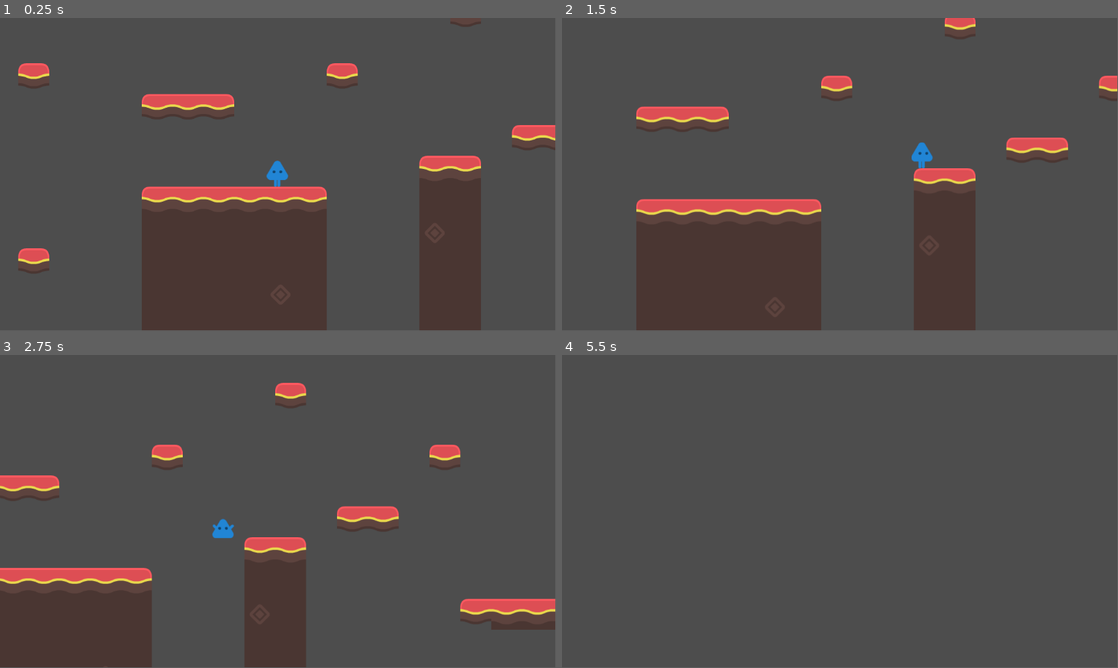
Above: before the commit, frames 1-4 (two rows, left to right).
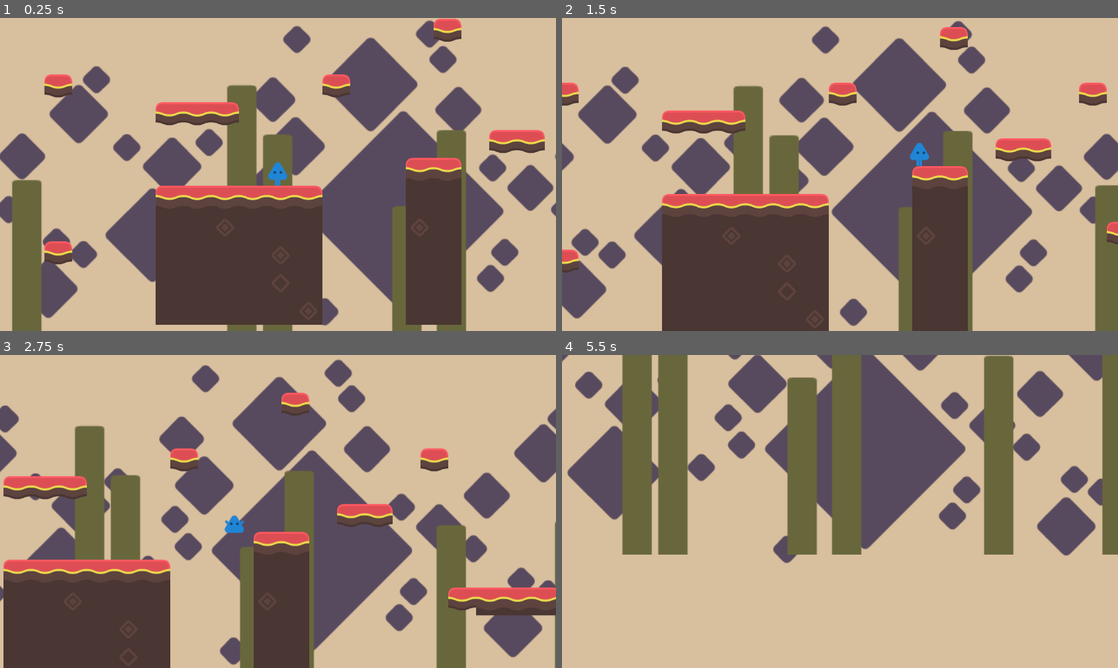
Above: after the commit, the same moments.

Repository: adsuttman/GDTest2
Game: Godot game, scene res://game.tscn
Two runs of this game, one before a commit and one after it. Both use one fixed random seed, a clock stepped at 60 frames per second and the inputs below.
Inputs:
- Up to frame 1 (0.25 s): no input
- Up to frame 2 (1.5 s): tap Enter at 0.5 s; hold D (right) from 0.53 s (still down); tap Space (jump) at 0.77 s
- Up to frame 3 (2.75 s): tap Space (jump) at 1.52 s; release D (right) at 2.03 s; hold A (left) from 2.03 s (still down)
- Up to frame 4 (5.5 s): release A (left) at 2.78 s; hold D (right) 2.78-4.28 s; tap Space (jump) at 3.02, 3.77, 4.52 s; hold A (left) 4.28-5.03 s; hold D (right) from 5.03 s (still down)
In our replay, the window is 799x449 before the commit and 800x450 after it. These sizes can differ from the game's own. Grey fills any space a smaller window leaves; there, only what the larger window draws over its background counts as a difference.

The runs differ from the first frame. In frame 1, 64% of the frame differs, in the area x 0-100%, y 0-100%; in frame 2, 64%; in frame 3, 70%; in frame 4, 84%.

Commit message:
added parallax background

Diff:
--- /dev/null
+++ b/Resources/Background/parallax_background.tscn
@@ -0,0 +1,29 @@
+[gd_scene load_steps=4 format=3 uid="uid://cdfb2n5qnpmnj"]
+
+[ext_resource type="Texture2D" uid="uid://dabjsfsqfbc54" path="res://Resources/Background/set1_background.png" id="1_y2j8c"]
+[ext_resource type="Texture2D" uid="uid://b53dub1fxm4gr" path="res://Resources/Background/set2_tiles.png" id="2_5u57i"]
+[ext_resource type="Texture2D" uid="uid://djwno7tor4qpl" path="res://Resources/Background/set4_hills.png" id="3_2qlpo"]
+
+[node name="ParallaxBackground" type="ParallaxBackground"]
+scroll_base_scale = Vector2(1, 0.1)
+
+[node name="Sprite2D" type="Sprite2D" parent="."]
+texture = ExtResource("1_y2j8c")
+
+[node name="ParallaxLayer" type="ParallaxLayer" parent="."]
+modulate = Color(0.588235, 0.588235, 0.588235, 0.784314)
+motion_scale = Vector2(0.3, 0.3)
+motion_mirroring = Vector2(640, 0)
+
+[node name="Sprite2D" type="Sprite2D" parent="ParallaxLayer"]
+texture = ExtResource("2_5u57i")
+
+[node name="ParallaxLayer2" type="ParallaxLayer" parent="."]
+modulate = Color(0.784314, 1, 0.784314, 1)
+motion_scale = Vector2(0.5, 0.5)
+motion_mirroring = Vector2(800, 0)
+
+[node name="Sprite2D" type="Sprite2D" parent="ParallaxLayer2"]
+scale = Vector2(1.25, 1.25)
+texture = ExtResource("3_2qlpo")
+offset = Vector2(0, -50)
--- a/game.tscn
+++ b/game.tscn
@@ -1,6 +1,7 @@
-[gd_scene load_steps=3 format=3 uid="uid://c71rx8aoybweb"]
+[gd_scene load_steps=4 format=3 uid="uid://duyulw6b8imtr"]
 
 [ext_resource type="PackedScene" uid="uid://ta8l2trtluv3" path="res://tile_map.tscn" id="1_3fcqx"]
+[ext_resource type="PackedScene" uid="uid://cdfb2n5qnpmnj" path="res://Resources/Background/parallax_background.tscn" id="2_lknox"]
 [ext_resource type="PackedScene" uid="uid://c7et4cxajdk4t" path="res://Resources/Player/player_character.tscn" id="2_nfiht"]
 
 [node name="Game" type="Node2D"]
@@ -10,8 +11,13 @@
 
 [node name="TileMap" parent="TestLevel" instance=ExtResource("1_3fcqx")]
 layer_0/name = "foreground"
-layer_0/tile_data = PackedInt32Array(65534, 131072, 0, -1310 …(538 unchanged characters)…  0, 131072, 0, 1, 196608, 0, 262145, 0, 0, 196609, 0, 0, 131073, 0, 0, 65537, 0, 0, 262144, 0, 0, 196608, 0, 2, 131072, 0, 0, 65536, 0, 0, 327679, 0, 0, 262143, 0, 0, 196607, 0, 0, 131071, 0, 0, 327678, 0, 0, 262142, 0, 0, 196606, 0, 0, 131070, 0, 0, 327677, 0, 0, 262141, 0, 0, 196605, 0, …(381 unchanged characters)…
+layer_0/tile_data = PackedInt32Array(65534, 131072, 0, -1310 …(538 unchanged characters)…  0, 131072, 0, 1, 196608, 0, 262145, 0, 2, 196609, 0, 0, 131073, 0, 0, 65537, 0, 0, 262144, 0, 0, 196608, 0, 1, 131072, 0, 2, 65536, 0, 0, 327679, 0, 0, 262143, 0, 0, 196607, 0, 0, 131071, 0, 0, 327678, 0, 0, 262142, 0, 0, 196606, 0, 0, 131070, 0, 2, 327677, 0, 0, 262141, 0, 0, 196605, 0, …(381 unchanged characters)…
 layer_1/name = "background"
+
+[node name="ParallaxBackground" parent="TestLevel" instance=ExtResource("2_lknox")]
+offset = Vector2(640, 360)
+scale = Vector2(2, 2)
+transform = Transform2D(2, 0, 0, 2, 640, 360)
 
 [node name="PlayerCharacter" parent="." instance=ExtResource("2_nfiht")]
 position = Vector2(26, -26)
--- a/project.godot
+++ b/project.godot
@@ -14,6 +14,12 @@
 run/main_scene="res://game.tscn"
 config/features=PackedStringArray("4.0", "Forward Plus")
 config/icon="res://icon.svg"
+
+[display]
+
+window/size/viewport_width=1280
+window/size/viewport_height=720
+window/stretch/mode="viewport"
 
 [input]
 
Binary file added: Resources/Background/set1_background.png
Not shown, added: Resources/Background/set1_background.png.import
Binary file added: Resources/Background/set2_tiles.png
Not shown, added: Resources/Background/set2_tiles.png.import
Binary file added: Resources/Background/set4_hills.png
Not shown, added: Resources/Background/set4_hills.png.import
